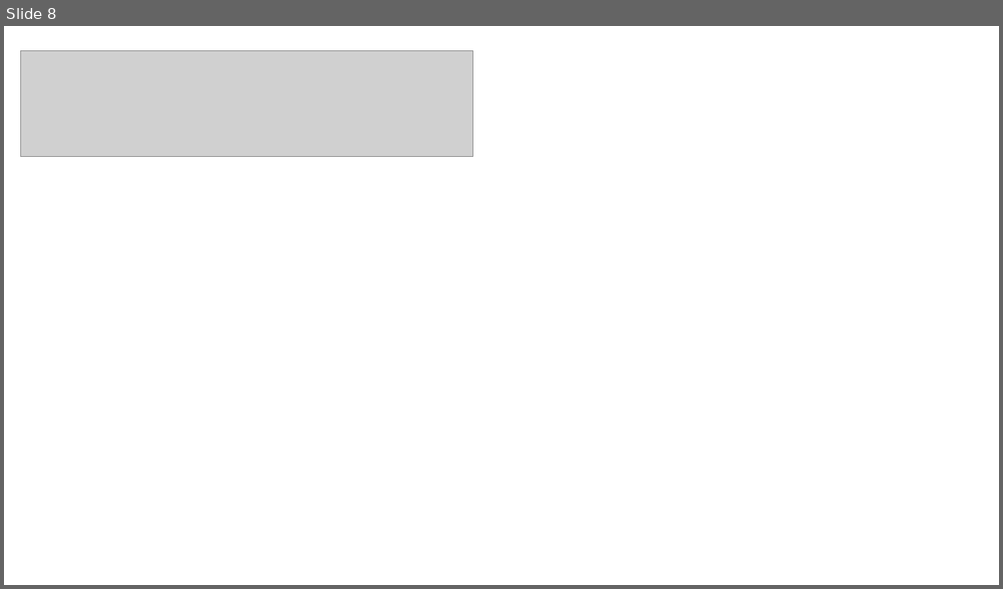
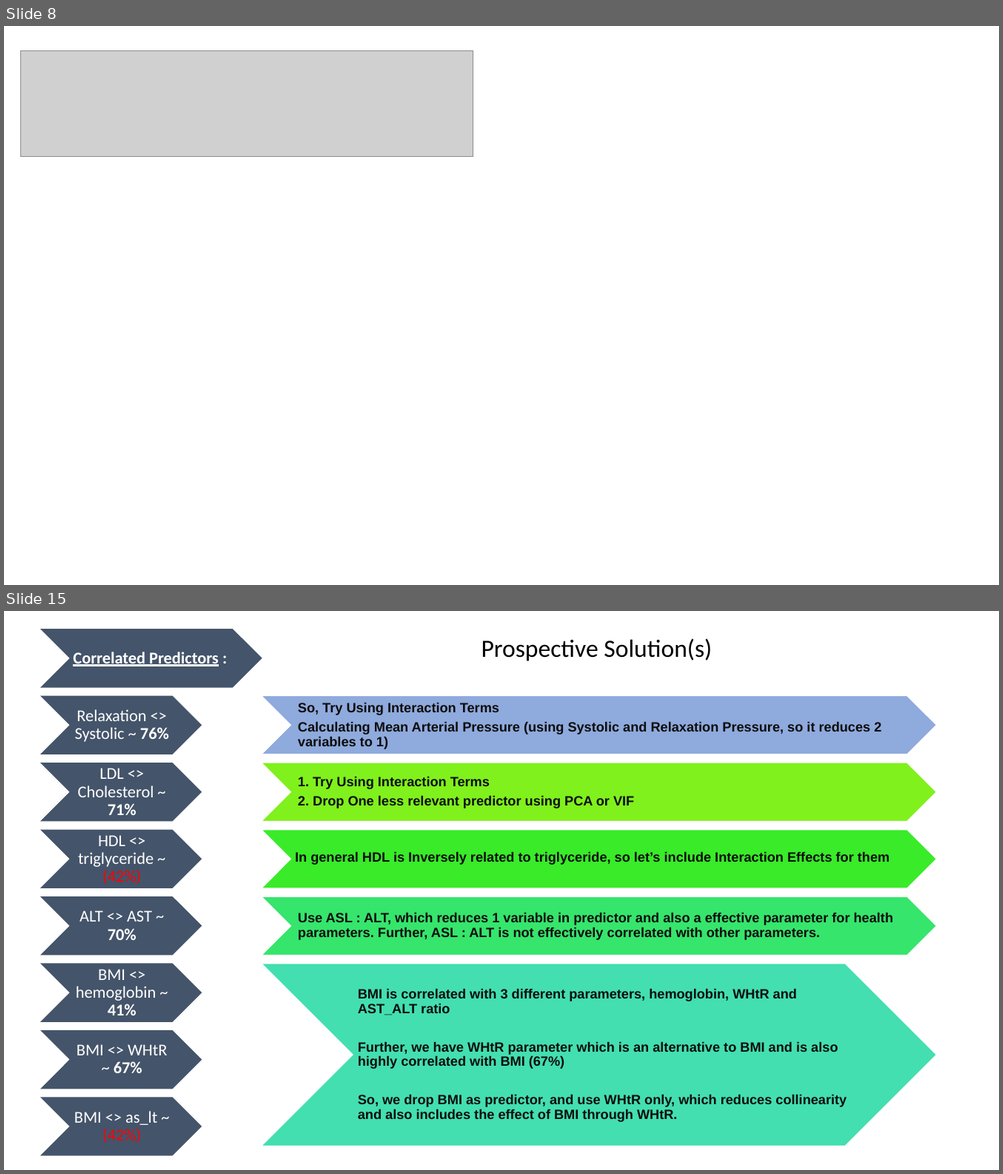
Before and after one commit to sky-akash/statistical_learning_smoking_group_project, a slide deck: Presentation_Statistical Learning_Explorers.pptx. Shown one above the other, each under a label of ours: slide 8 before the commit, slides 8 and 15 after it; the slides between them are not shown. The pictures are 1003x589 and 1003x1174 pixels, drawn with LibreOffice and Linux fonts; fonts in the diff are those of the drawing; grey boxes stand for pictures. Boxes give left, top, right and bottom in pixels: in the first picture for what was removed or moved away, otherwise in the second. Text is boxed around its words. In the diff, an @@ line names an element or a change of style, - is before the commit and + after.

Commit message:
Updated Presentation

```diff
--- a/Presentation_Statistical Learning_Explorers.pptx
+++ b/Presentation_Statistical Learning_Explorers.pptx
@@ slide 15 added at (4,611,999,1170), background #FFFFFF @@
@@ text added at (481,638,711,661), 24 pt, text #000000 @@
+Prospective Solution(s)
@@ chevron added at (262,696,936,755), fill #8FAADC, outline #FFFFFF 1 pt @@
@@ text added at (298,702,881,749), 13 pt, text #0D0D0D, bold @@
+So, Try Using Interaction Terms
+Calculating Mean Arterial Pressure (using Systolic and Relaxation Pressure, so it reduces 2 variables to 1)
@@ chevron added at (262,763,936,821), fill #80F11C, outline #FFFFFF 1 pt @@
@@ text added at (298,776,634,809), 13 pt, text #0D0D0D, bold @@
+1. Try Using Interaction Terms
+2. Drop One less relevant predictor using PCA or VIF
@@ chevron added at (262,829,936,889), fill #39EB29, outline #FFFFFF 1 pt @@
@@ text added at (295,851,889,865), 13 pt, text #0D0D0D, bold @@
+In general HDL is Inversely related to triglyceride, so let’s include Interaction Effects for them
@@ chevron added at (262,897,936,956), fill #36E56C, outline #FFFFFF 1 pt @@
@@ text added at (298,912,893,940), 13 pt, text #0D0D0D, bold @@
+Use ASL : ALT, which reduces 1 variable in predictor and also a effective parameter for health parameters. Further, ASL : ALT is not effectively correlated with other parameters.
@@ chevron added at (262,964,936,1147), fill #43DFB0, outline #FFFFFF 1 pt @@
@@ text added at (358,988,846,1122), 13 pt, text #0D0D0D, bold @@
+BMI is correlated with 3 different parameters, hemoglobin, WHtR and AST_ALT ratio
+Further, we have WHtR parameter which is an alternative to BMI and is also highly correlated with BMI (67%)
+So, we drop BMI as predictor, and use WHtR only, which reduces collinearity and also includes the effect of BMI through WHtR.
@@ group added at (40,629,262,1156): 8 chevrons, 8 texts @@
+Correlated Predictors :
+Relaxation <> Systolic ~ 76%
+LDL <> Cholesterol ~ 71%
+HDL <> triglyceride ~ (42%)
+ALT <> AST ~ 70%
+BMI <> hemoglobin ~ 41%
+BMI <> WHtR ~ 67%
+BMI <> as_lt ~ (42%)
```
Also in this commit, not shown: 21 other slides added.
